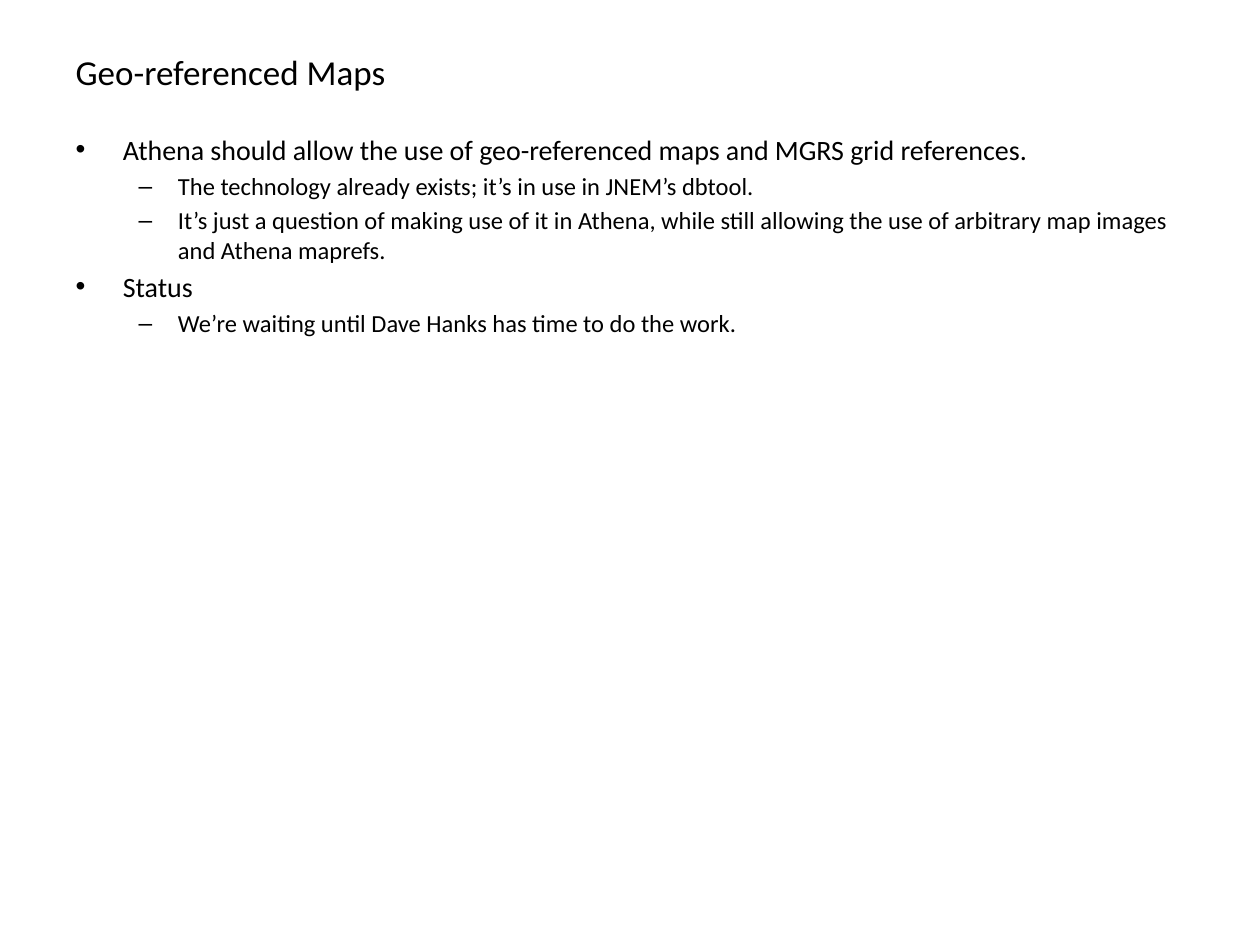
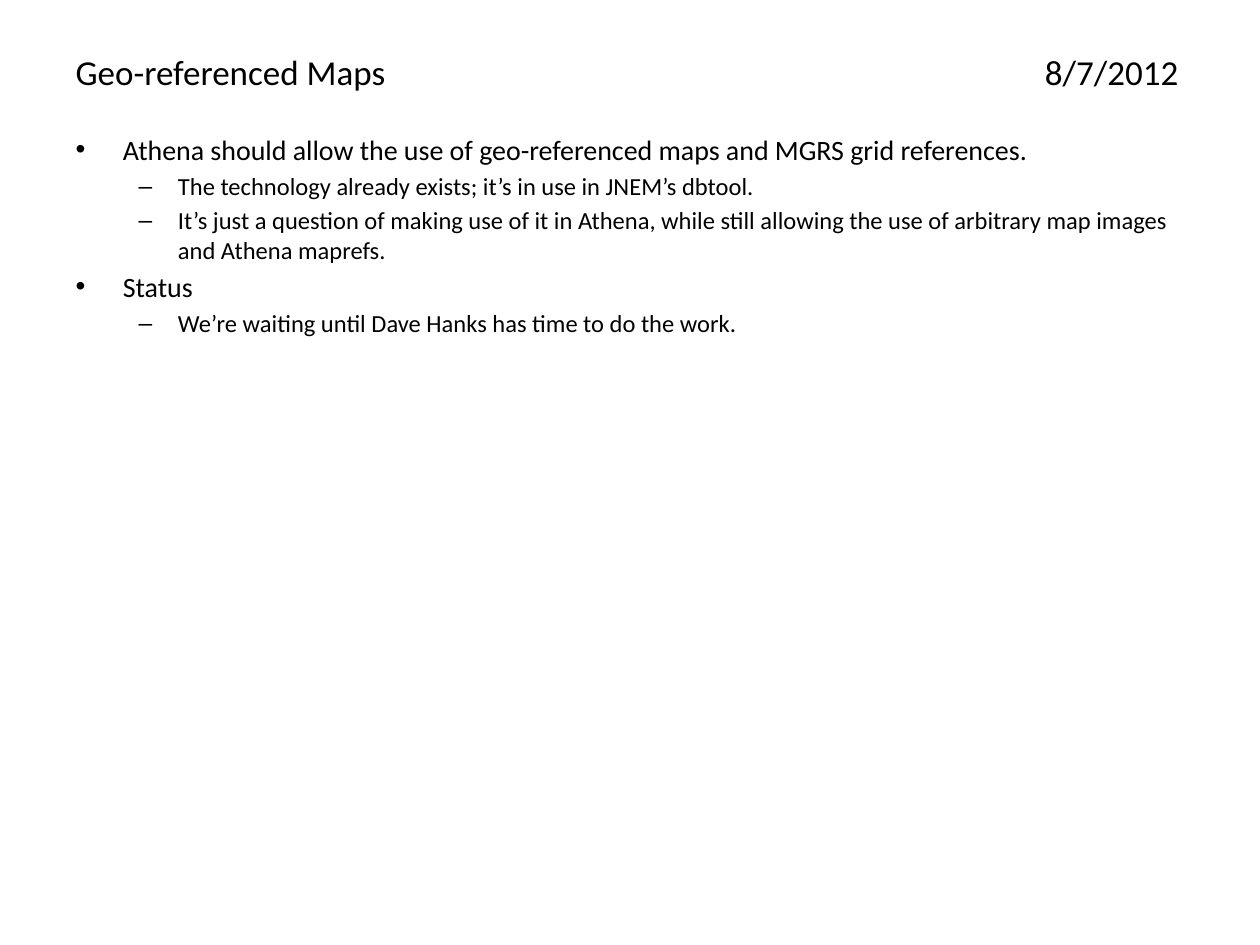
Before and after one commit to AthenaModel/athena-legacy, a slide deck: slide 13 of docs/dev/ideas.pptx (slide 9 before the commit). Drawn at 1260x945 pixels with LibreOffice and Linux fonts; fonts in the diff are those of the drawing. Boxes give left, top, right and bottom in pixels: in the first picture for what was removed or moved away, otherwise in the second. Text is boxed around its words. In the diff, an @@ line names an element or a change of style, - is before the commit and + after.

```diff
--- a/docs/dev/ideas.pptx
+++ b/docs/dev/ideas.pptx
@@ title at bbox=[76, 60, 1178, 91]: text changed @@
-Geo-referenced Maps
+Geo-referenced Maps 8/7/2012
```
Also in this commit, not shown: 8 other slides changed, 11 slides added.
